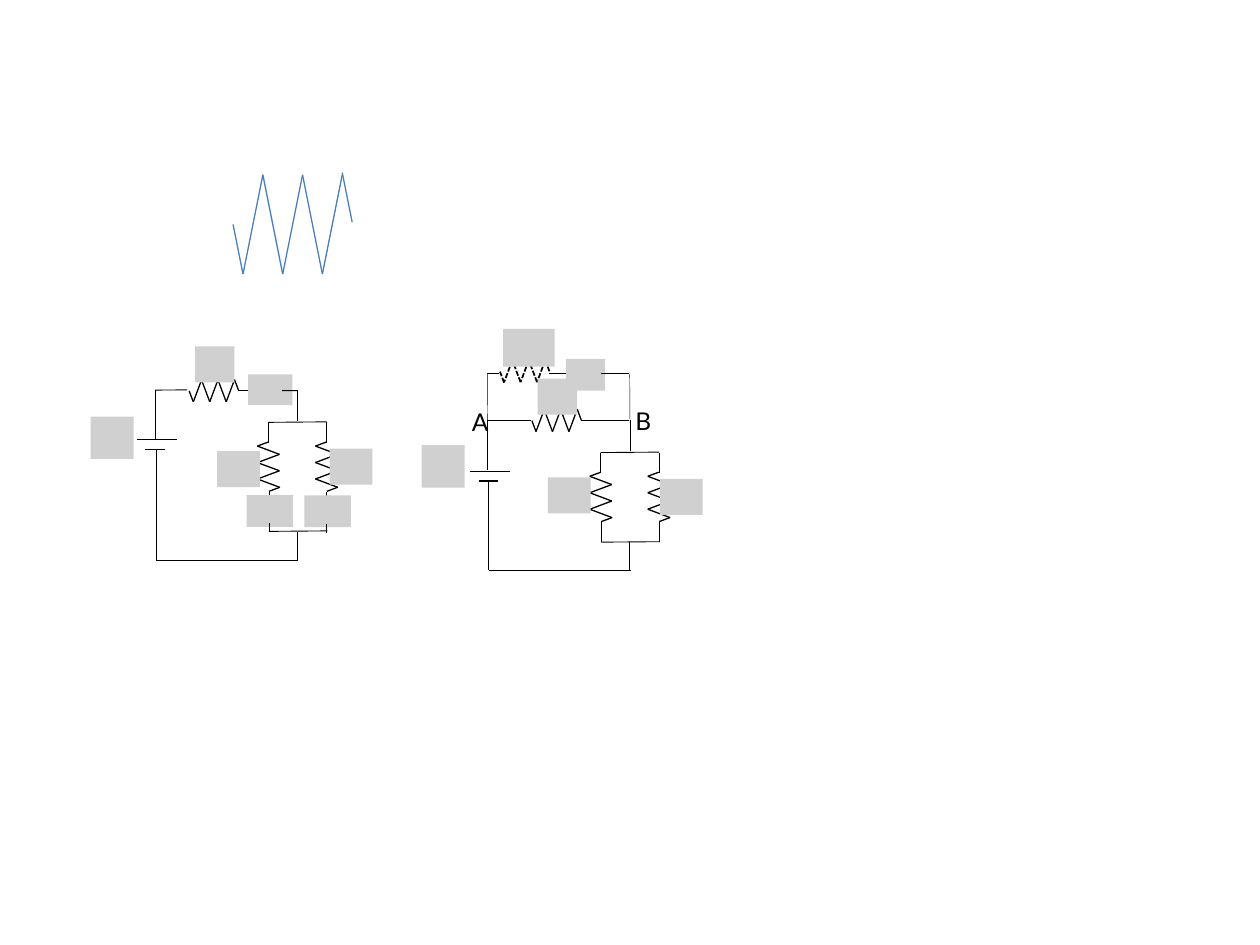
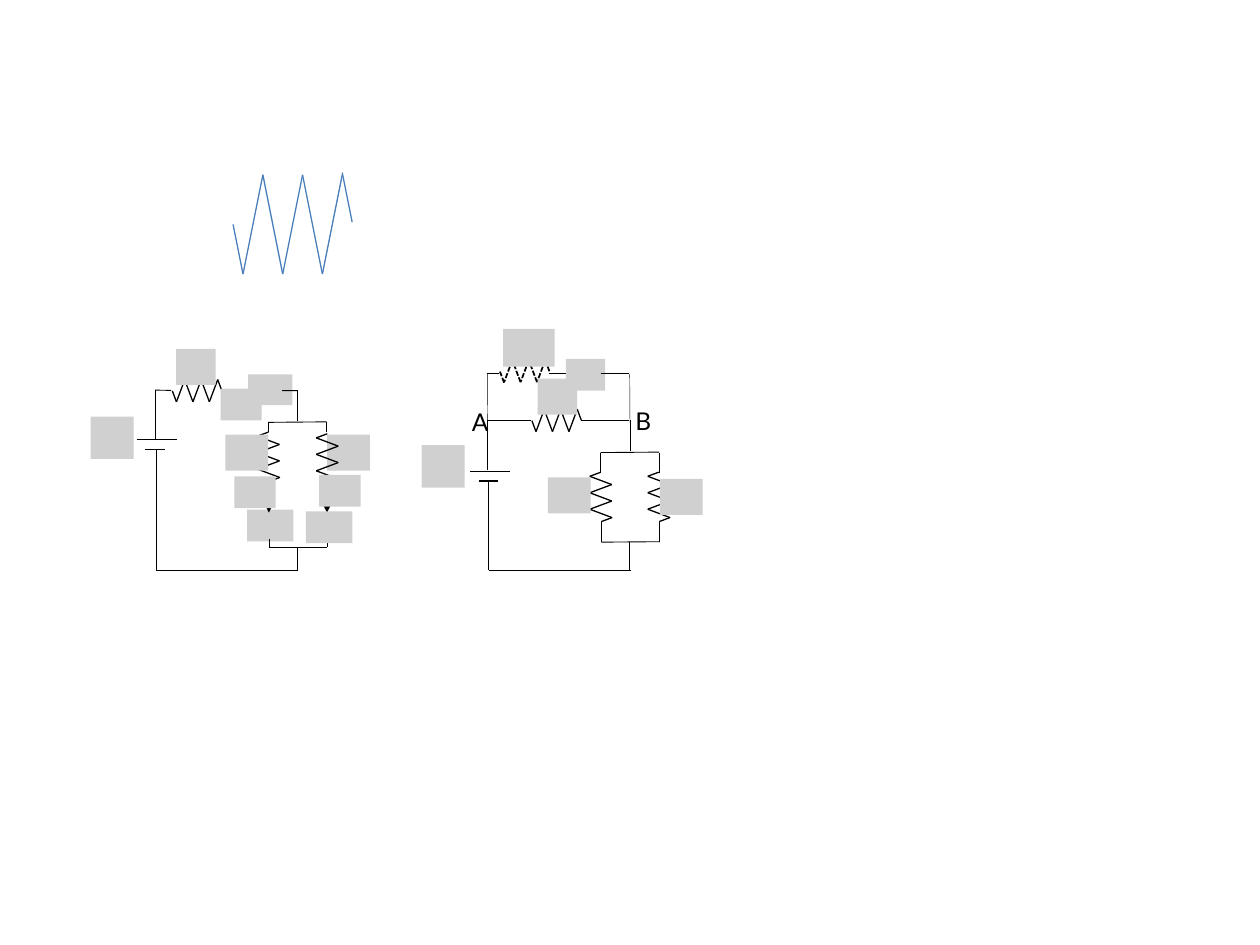
Before and after one commit to pugliese/Labo-3, a slide deck: slide 1 of Circuitos-informe1.pptx. Drawn at 1260x945 pixels with LibreOffice and Linux fonts; fonts in the diff are those of the drawing; grey boxes stand for pictures. Boxes give left, top, right and bottom in pixels: in the first picture for what was removed or moved away, otherwise in the second. Text is boxed around its words. In the diff, an @@ line names an element or a change of style, - is before the commit and + after.

```diff
--- a/Circuitos-informe1.pptx
+++ b/Circuitos-informe1.pptx
@@ picture: place and size @@
-picture at <box>195,346,234,383</box>
+picture at <box>176,349,215,386</box>
@@ line moved from (218, 381) - (227, 402) to (176, 402) - (185, 381) @@
@@ line moved from (227, 402) - (234, 381) to (185, 381) - (193, 402) @@
@@ line moved from (234, 379) - (238, 391) to (218, 379) - (222, 391) @@
@@ picture added at <box>220,388,262,420</box> @@
@@ line moved from (155, 391) - (188, 389) to (155, 391) - (171, 391) @@
@@ line moved from (189, 391) - (193, 402) to (173, 391) - (176, 402) @@
@@ line moved from (238, 391) - (257, 391) to (222, 391) - (257, 391) @@
@@ picture: place and size @@
-picture at <box>217,451,260,488</box>
+picture at <box>226,435,268,471</box>
@@ line moved from (268, 422) - (268, 442) to (268, 422) - (268, 432) @@
@@ 8 lines: place and size @@
-8 lines at <box>257,442,326,491</box>
+8 lines at <box>257,432,328,481</box>
@@ line moved from (315, 479) - (338, 488) to (316, 438) - (338, 446) @@
@@ line moved from (326, 491) - (326, 500) to (326, 422) - (326, 432) @@
@@ picture: place and size @@
-picture at <box>330,449,373,485</box>
+picture at <box>328,435,370,471</box>
@@ line moved from (156, 561) - (156, 450) to (156, 571) - (156, 450) @@
@@ picture added at <box>234,476,276,508</box> @@
@@ 4 lines: place and size @@
-4 lines at <box>315,446,338,479</box>
+4 lines at <box>316,446,338,479</box>
@@ picture added at <box>319,475,360,507</box> @@
@@ line moved from (268, 491) - (268, 500) to (268, 481) - (268, 515) @@
@@ arrow added from (268, 493) to (268, 513), #000000 0.5 pt @@
@@ picture removed at <box>305,495,352,527</box> @@
@@ line removed from (338, 488) to (326, 491) @@
@@ line moved from (326, 422) - (326, 442) to (328, 493) - (328, 513) @@
@@ line (328, 493) - (328, 513): line to arrow @@
@@ line added from (328, 481) to (328, 515), #000000 0.5 pt @@
@@ picture added at <box>306,512,353,543</box> @@
@@ 2 lines, 1 picture: place and size @@
-2 lines, 1 picture at <box>247,495,326,533</box>
+2 lines, 1 picture at <box>247,510,328,547</box>
@@ line moved from (268, 532) - (328, 530) to (268, 548) - (328, 548) @@
@@ line moved from (297, 561) - (297, 532) to (297, 571) - (297, 548) @@
@@ line moved from (155, 561) - (297, 561) to (158, 571) - (297, 571) @@
```
Also in this commit, not shown: 1 other file.
